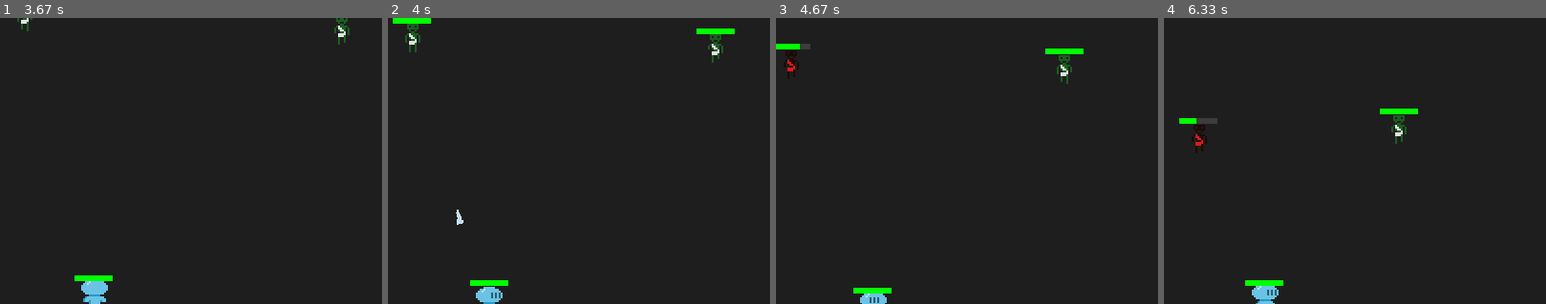
Above: before the commit, frames 1-4 (left to right).
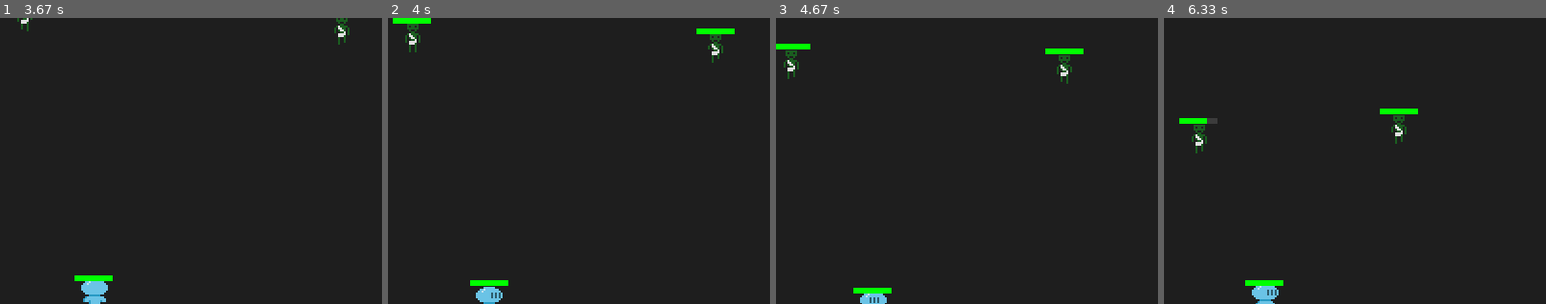
Above: after the commit, the same moments.

Repository: NullBrainReference/dv_pygame_vamplike
Game: pygame game, started from main.py
The game is run twice, just before and just after one commit, with the same random seed, the same clock (stepped at 60 frames per second) and the same inputs.
Inputs (mouse positions are % of the whole screen's width and height, from its top left):
- Up to frame 1 (3.67 s): click "Spikes: Cast spikes on hit ta…" at 0.38 s; hold D 0.67-1.13 s; move the mouse to (46, 54) at 0.7 s; hold W 1.17-1.47 s; hold D 1.5-1.97 s; tap 2 at 1.65, 3.05 s; hold A 2-2.53 s; hold S 2.57-2.87 s; hold A 2.9-3.3 s; hold W from 3.33 s (still down); tap 1 at 3.48 s
- Up to frame 2 (4 s): release W at 3.7 s; hold D from 3.73 s (still down)
- Up to frame 3 (4.67 s): release D at 4.37 s; hold S from 4.4 s (still down); tap 2 at 4.55 s
- Up to frame 4 (6.33 s): release S at 4.77 s; hold A 4.8-5.27 s; tap 1 at 4.95, 6.28 s; hold D 5.3-5.77 s; hold W 5.8-6.1 s; tap 2 at 5.95 s; hold D from 6.13 s (still down)
The pictures show only the part of the screen within x 38-88%, y 0-50%; the shares and areas given below are measured in that part.

Frame 1 is identical in both runs. In frame 2, less than 0.1% of the frame differs, in the area x 17-20%, y 67-73%; in frame 3, 0.3%, in the area x 2-9%, y 9-22%; in frame 4, 0.3%.

Commit message:
basic box collider

Diff:
--- a/Collision/Collider.py
+++ b/Collision/Collider.py
@@ -1,21 +1,82 @@
 import pygame
+from abc import ABC, abstractmethod
 from .IPosition import IPosition
 
-#TODO make ABS, also make more shapes if needed
-class Collider:
+#TODO make ABC, also make more shapes if needed
+class Collider(ABC):
     def __init__(self,
                  parent: IPosition,
-                 radius: float,
                  offset: pygame.Vector2 = pygame.Vector2()):
         self.parent = parent
-        self.radius = radius
+        # self.radius = radius
         self.offset = offset
 
     @property
     def center(self) -> pygame.Vector2:
         return self.parent.pos + self.offset
 
+    @abstractmethod
     def intersects(self, other: "Collider") -> bool:
-        dist_sq = (self.center - other.center).length_squared()
-        r_sum = self.radius + other.radius
+        pass
+
+    @abstractmethod
+    def intersects_circle(self, circle: "CircleCollider") -> bool:
+        pass
+
+    @abstractmethod
+    def intersects_box(self, box: "BoxCollider") -> bool:
+        pass
+
+class CircleCollider(Collider):
+    def __init__(self,
+                parent: IPosition,
+                radius: float,
+                offset: pygame.Vector2 = pygame.Vector2()):
+        super().__init__(parent, offset)
+        self.radius = radius
+
+    def intersects(self, other: "Collider") -> bool:
+        return other.intersects_circle(self)
+
+    def intersects_circle(self, circle: "CircleCollider") -> bool:
+        dist_sq = (self.center - circle.center).length_squared()
+        r_sum = self.radius + circle.radius
         return dist_sq <= r_sum * r_sum
+
+    def intersects_box(self, box: "BoxCollider") -> bool:
+        circle_center = self.center
+        box_rect = box.rect
+        closest_x = max(box_rect.left, min(circle_center.x, box_rect.right))
+        closest_y = max(box_rect.top, min(circle_center.y, box_rect.bottom))
+        distance = pygame.Vector2(closest_x, closest_y) - circle_center
+        return distance.length_squared() <= self.radius ** 2
+
+
+class BoxCollider(Collider):
+    def __init__(self,
+                 parent: IPosition,
+                 width: float,
+                 height: float,
+                 offset: pygame.Vector2 = pygame.Vector2()):
+        super().__init__(parent, offset)
+        self.width = width
+        self.height = height
+
+    @property
+    def rect(self) -> pygame.Rect:
+        top_left = self.center - pygame.Vector2(self.width / 2, self.height / 2)
+        return pygame.Rect(top_left.x, top_left.y, self.width, self.height)
+
+    def intersects(self, other: "Collider") -> bool:
+        return other.intersects_box(self)
+
+    def intersects_circle(self, circle: "CircleCollider") -> bool:
+        circle_center = circle.center
+        box_rect = self.rect
+        closest_x = max(box_rect.left, min(circle_center.x, box_rect.right))
+        closest_y = max(box_rect.top, min(circle_center.y, box_rect.bottom))
+        distance = pygame.Vector2(closest_x, closest_y) - circle_center
+        return distance.length_squared() <= circle.radius ** 2
+
+    def intersects_box(self, box: "BoxCollider") -> bool:
+        return self.rect.colliderect(box.rect)
--- a/Collision/Physics.py
+++ b/Collision/Physics.py
@@ -41,8 +41,8 @@
                     if not u.collider.intersects(v.collider):
                         continue
 
-                    # narrow-phase + разрешение
-                    separate_circles(u, v)
+                    separate_boxes(u, v)
+                    # separate_circles(u, v)
                     resolve_impulse(u, v)
 
 
@@ -59,25 +59,42 @@
     for u in units:
         u.impulse_velocity *= 0.9
 
+def separate_boxes(u1: Unit, u2: Unit):
+    b1 = u1.collider
+    b2 = u2.collider
+    r1 = b1.rect
+    r2 = b2.rect
 
+    c1 = pygame.Vector2(r1.centerx, r1.centery)
+    c2 = pygame.Vector2(r2.centerx, r2.centery)
+    delta = c2 - c1
 
-# def physics_step(units: list[Unit], dt: float):
+    half_w1 = r1.width  / 2
+    half_h1 = r1.height / 2
+    half_w2 = r2.width  / 2
+    half_h2 = r2.height / 2
 
-#     for u in units:
-#         total_v = u.desired_velocity + u.impulse_velocity
-#         u._pos  += total_v * dt
+    overlap_x = half_w1 + half_w2 - abs(delta.x)
+    overlap_y = half_h1 + half_h2 - abs(delta.y)
 
-#     n = len(units)
-#     for i in range(n):
-#         for j in range(i+1, n):
-#             a, b = units[i], units[j]
-#             if not a.collider.intersects(b.collider):
-#                 continue
-#             separate_circles(a, b)
-#             resolve_impulse(a, b)
+    if overlap_x <= 0 or overlap_y <= 0:
+        return None
 
-#     for u in units:
-#         u.impulse_velocity *= 0.9
+    eps = 1e-3
+    total_mass = u1.mass + u2.mass
+    if total_mass == 0:
+        return None
+
+    if overlap_x < overlap_y:
+        n = pygame.Vector2(1 if delta.x > 0 else -1, 0)
+        push = n * (overlap_x + eps)
+    else:
+        n = pygame.Vector2(0, 1 if delta.y > 0 else -1)
+        push = n * (overlap_y + eps)
+
+    u1._pos -= push * (u2.mass / total_mass)
+    u2._pos += push * (u1.mass / total_mass)
+    return n
 
 
 def separate_circles(u1: Unit, u2: Unit):
--- a/Unit/Enemy.py
+++ b/Unit/Enemy.py
@@ -8,7 +8,7 @@
 from Events.Events      import GainExp
 from Events.EventBus    import bus
 from Effects.Visual.DamageFlashEffect import DamageFlashEffect
-from Collision.Collider import Collider
+from Collision.Collider import BoxCollider, Collider
 
 class Enemy(Unit):
     def __init__(self,
@@ -29,7 +29,7 @@
 
         #Curr sprites are 16x16 at least 1px border is empty
         #Sides are narrower so lets assume 8px. Replace with rect later
-        self._collider = Collider(parent=self, radius = 8 * scale)
+        self._collider = BoxCollider(parent=self, width=5* min(2, self.scale), height=8* min(2, self.scale))
         self.mass = self.mass * self.scale
 
         self.animations = {
--- a/Unit/Player.py
+++ b/Unit/Player.py
@@ -15,7 +15,7 @@
 from Events.EventBus import bus
 
 from Effects.LightningHitEffect import LightningHitEffect
-from Collision.Collider import Collider
+from Collision.Collider import BoxCollider, Collider
 
 class Player(Unit):
     def __init__(self, weapon: Weapon):
@@ -25,8 +25,8 @@
         self.scale = 2
 
         #Curr sprites are 16x16 at least 1px border is empty
-        #Sides are narrower so lets assume 10px. Replace with rect later
-        self._collider = Collider(parent=self, radius=8*self.scale)
+        #Sides are narrower so lets assume 8px. Replace with rect later
+        self._collider = BoxCollider(parent=self, width=5* min(2, self.scale), height=8* min(2, self.scale))
         self.mass = 1.8
         self.mass = self.mass * self.scale
 
@@ -45,7 +45,7 @@
         }
 
         self.weapons = {
-            "bow":   Bow(range=320, rate=1.5, damage=8),
+            "bow":   Bow(range=320, rate=1.2, damage=8),
             "halberd": Halberd(range=75,
                               rate=1.2,
                               damage=18,
--- a/Weapon/Weapon.py
+++ b/Weapon/Weapon.py
@@ -4,7 +4,7 @@
 from Events.EventBus import bus
 from GameManagement.Camera import Camera
 from Collision.IPosition import IPosition
-from Collision.Collider import Collider
+from Collision.Collider import CircleCollider, Collider
 import math
 
 MAX_PROJECTILE_DIST_SQ = 1000 ** 2
@@ -51,7 +51,7 @@
         self.target    = target
         self.alive     = True
 
-        self._collider = Collider(self, 8)
+        self._collider = CircleCollider(self, 8)
 
         self.original = pygame.image.load(
             "Assets/Weapons/projectile.png"
